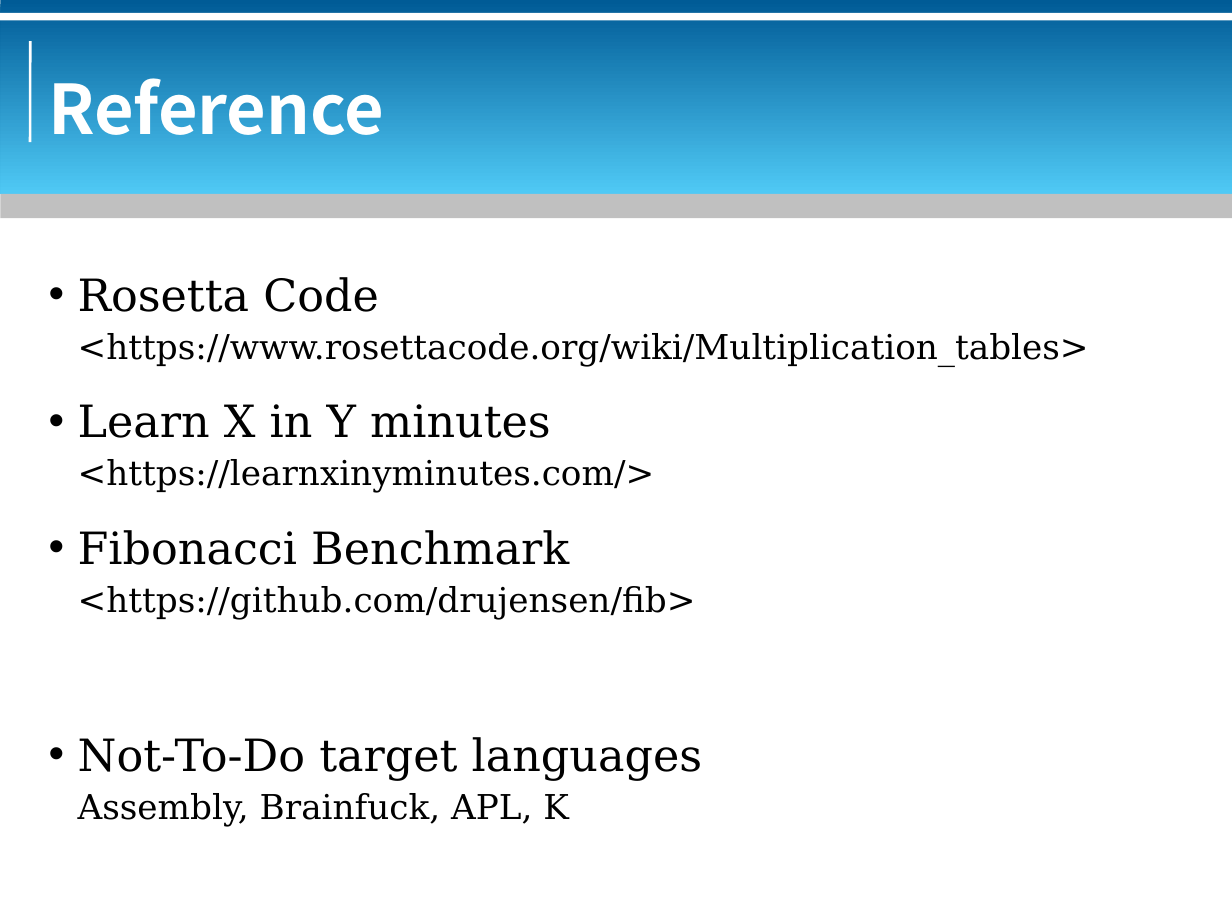
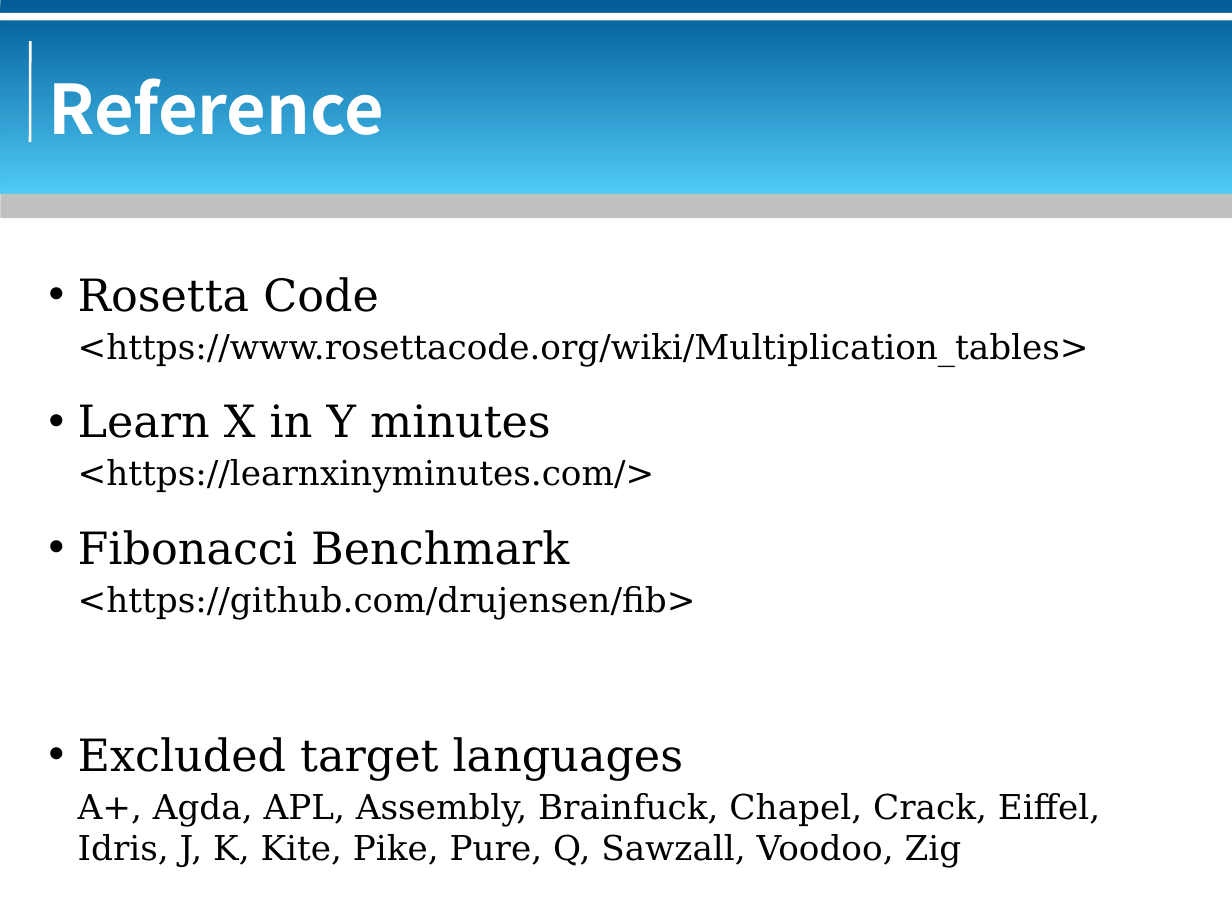
Before and after one commit to bluebat/.presentations, a slide deck: slide 53 of multiplication-table.odp (slide 48 before the commit). Drawn at 1232x924 pixels with LibreOffice and Linux fonts; fonts in the diff are those of the drawing; background and template pictures are left out. Boxes give left, top, right and bottom in pixels: in the first picture for what was removed or moved away, otherwise in the second. Text is boxed around its words. In the diff, an @@ line names an element or a change of style, - is before the commit and + after.

```diff
--- a/multiplication-table.odp
+++ b/multiplication-table.odp
@@ text at [78, 737, 1100, 867]: text changed; size 26 to 20 pt @@
-• Not-To-Do target languages
-Assembly, Brainfuck, APL, K
+• Excluded target languages
+A+, Agda, APL, Assembly, Brainfuck, Chapel, Crack, Eiffel, Idris, J, K, Kite, Pike, Pure, Q, Sawzall, Voodoo, Zig
```
Also in this commit, not shown: 8 other slides changed, 5 slides added, 1 other file.
